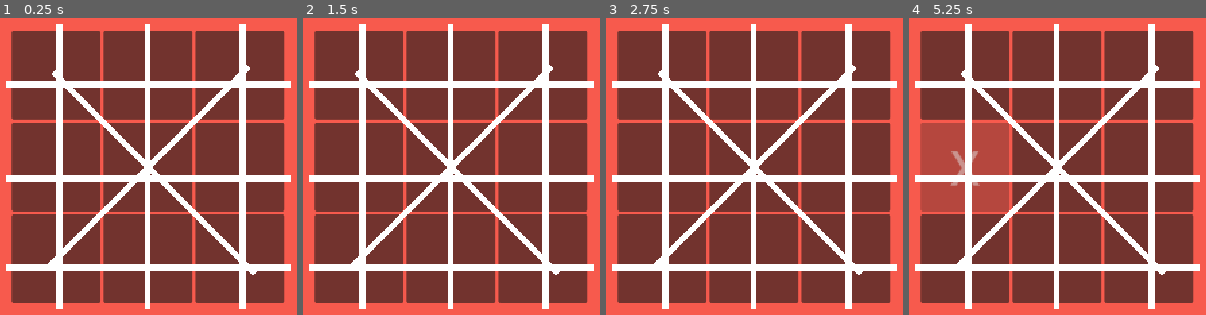
Above: before the commit, frames 1-4 (left to right).
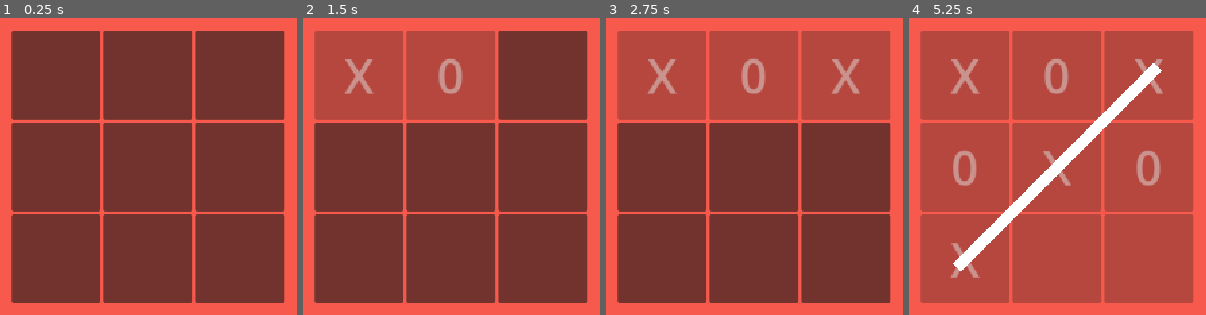
Above: after the commit, the same moments.

Repository: ankit-suman-07/GODOT_TicTacToe
Game: Godot game, scene res://scenes/main_game_scene.tscn
The game is run twice, just before and just after one commit, with the same random seed, the same clock (stepped at 60 frames per second) and the same inputs.
Inputs (mouse positions are in pixels of both pictures, inside the frame that each line leads up to):
- Up to frame 1 (0.25 s): no input
- Up to frame 2 (1.5 s): click (359, 74) at 0.5 s; click (451, 74) at 1.25 s
- Up to frame 3 (2.75 s): click (846, 74) at 2 s
- Up to frame 4 (5.25 s): click (965, 166) at 2.75 s; click (1057, 166) at 3.5 s; click (1149, 166) at 4.25 s; click (965, 258) at 5 s

The runs differ from the first frame. In frame 1, 15% of the frame differs, in the area x 2-98%, y 2-98%; in frame 2, 31%; in frame 3, 38%; in frame 4, 73%.

Commit message:
Display strike on win

Diff:
--- a/scenes/main_game_scene.tscn
+++ b/scenes/main_game_scene.tscn
@@ -82,31 +82,33 @@
 size_flags_vertical = 3
 theme_override_font_sizes/font_size = 64
 
-[node name="Strike" parent="." unique_id=402121333 instance=ExtResource("2_qsd30")]
-position = Vector2(536, 416)
+[node name="strike_lines" type="Node" parent="." unique_id=1546642262]
 
-[node name="Strike6" parent="." unique_id=2123138980 instance=ExtResource("2_qsd30")]
+[node name="row1" parent="strike_lines" unique_id=402121333 instance=ExtResource("2_qsd30")]
+position = Vector2(536, 408)
+
+[node name="row2" parent="strike_lines" unique_id=174844597 instance=ExtResource("2_qsd30")]
+position = Vector2(536, 528)
+
+[node name="row3" parent="strike_lines" unique_id=22698601 instance=ExtResource("2_qsd30")]
+position = Vector2(536, 648)
+
+[node name="col1" parent="strike_lines" unique_id=1194714173 instance=ExtResource("2_qsd30")]
+position = Vector2(416, 528)
+rotation = 1.5707964
+
+[node name="col2" parent="strike_lines" unique_id=300819430 instance=ExtResource("2_qsd30")]
 position = Vector2(536, 528)
 rotation = 1.5707964
 
-[node name="Strike7" parent="." unique_id=1322013293 instance=ExtResource("2_qsd30")]
-position = Vector2(416, 528)
-rotation = 1.5707964
-
-[node name="Strike8" parent="." unique_id=1308899321 instance=ExtResource("2_qsd30")]
+[node name="col3" parent="strike_lines" unique_id=1927312053 instance=ExtResource("2_qsd30")]
 position = Vector2(664, 528)
 rotation = 1.5707964
 
-[node name="Strike2" parent="." unique_id=1152758054 instance=ExtResource("2_qsd30")]
-position = Vector2(536, 544)
-
-[node name="Strike4" parent="." unique_id=1085293962 instance=ExtResource("2_qsd30")]
-position = Vector2(544, 536)
+[node name="diag" parent="strike_lines" unique_id=1046478657 instance=ExtResource("2_qsd30")]
+position = Vector2(536, 528)
 rotation = 0.7853982
 
-[node name="Strike5" parent="." unique_id=1894332047 instance=ExtResource("2_qsd30")]
+[node name="a_diag" parent="strike_lines" unique_id=161322718 instance=ExtResource("2_qsd30")]
 position = Vector2(536, 528)
 rotation = -0.7853982
-
-[node name="Strike3" parent="." unique_id=506576911 instance=ExtResource("2_qsd30")]
-position = Vector2(536, 664)
--- a/scenes/strike.tscn
+++ b/scenes/strike.tscn
@@ -4,6 +4,6 @@
 
 [node name="ColorRect" type="ColorRect" parent="." unique_id=509261636]
 offset_left = -192.0
-offset_top = -4.0
+offset_top = -8.0
 offset_right = 192.0
-offset_bottom = 4.0
+offset_bottom = 8.0
--- a/scripts/main_game_script.gd
+++ b/scripts/main_game_script.gd
@@ -5,16 +5,20 @@
 const CELL_0 = "0"
 
 @onready var buttons = $GridContainer.get_children()
+@onready var strikes = $strike_lines.get_children()
 
 var current_player
 var board
 
 
 func _ready() -> void:
+	for strike in strikes:
+		strike.visible = false
 	var button_index = 0
 	for button in buttons:
 		button.connect("pressed", _on_button_click.bind(button_index, button))
 		button_index += 1
+
 
 	reset_game()
 
@@ -58,12 +62,14 @@
 	for i in range(3):
 		var v = board[i][0]
 		if v != "" and v == board[i][1] and v == board[i][2]:
+			strikes[i].visible = true
 			return v
 
 	# Check columns
 	for j in range(3):
 		var v = board[0][j]
 		if v != "" and v == board[1][j] and v == board[2][j]:
+			strikes[j+3].visible = true
 			return v
 
 	# Check diagonals
@@ -72,10 +78,12 @@
 	if center != "":
 		# Main diagonal
 		if center == board[0][0] and center == board[2][2]:
+			strikes[6].visible = true
 			return center
 
 		# Anti-diagonal
 		if center == board[0][2] and center == board[2][0]:
+			strikes[7].visible = true
 			return center
 
 	return null
